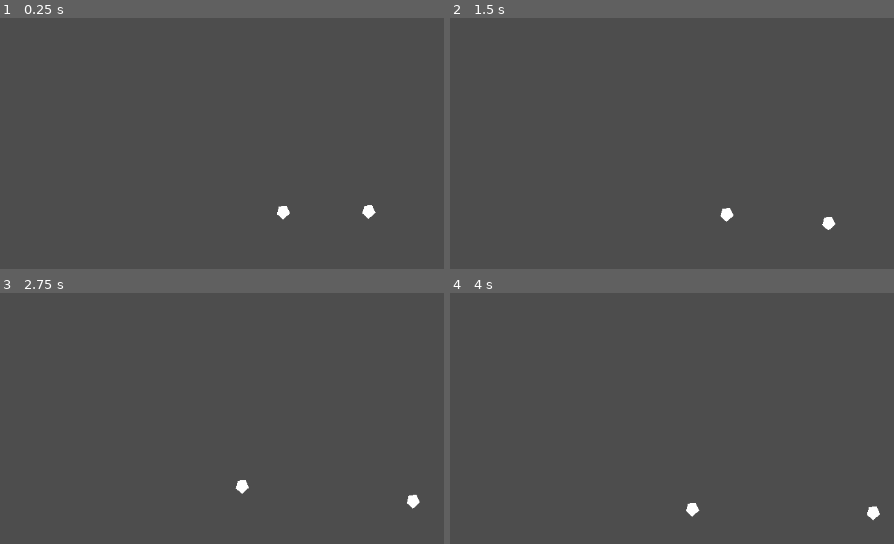
Above: before the commit, frames 1-4 (two rows, left to right).
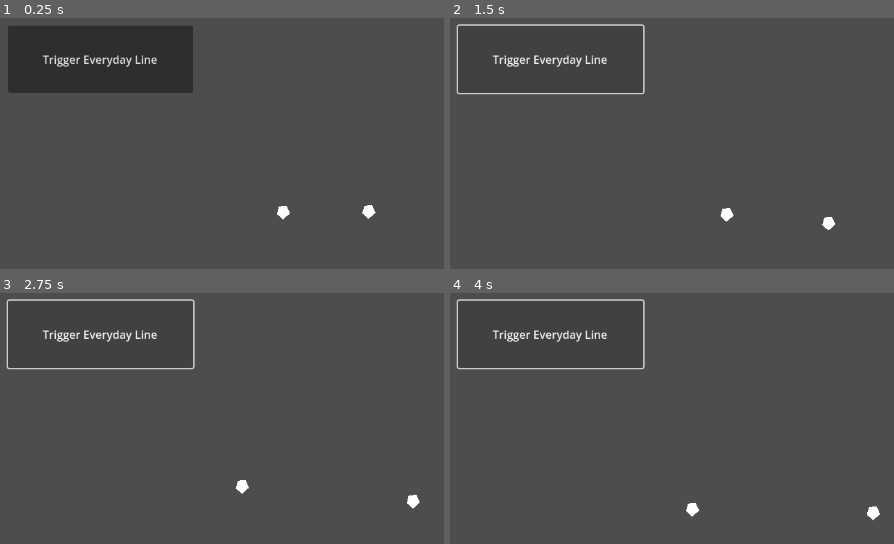
Above: after the commit, the same moments.

Repository: patator62180/Expelemalum
Game: Godot game, scene res://modules/world/world.tscn
Same seed, same stepped clock (60 frames per second), same inputs: the game is played once before the commit and once after it.
Inputs (mouse positions are in pixels of both pictures, inside the frame that each line leads up to):
- Up to frame 1 (0.25 s): no input
- Up to frame 2 (1.5 s): click (552, 58) at 0.5 s, where only the run after the commit has a clickable "Trigger Everyday Line"; click (552, 58) at 1.25 s, where only the run after the commit has a clickable "Trigger Everyday Line"
- Up to frame 3 (2.75 s): click (102, 333) at 2 s, where only the run after the commit has a clickable "Trigger Everyday Line"
- Up to frame 4 (4 s): no input

The runs differ from the first frame. In frame 1, 11% of the frame differs, in the area x 1-44%, y 3-30%; in frame 2, 1.4%; in frame 3, 1.4%; in frame 4, 1.4%.

Commit message:
gameState Integration + new line

Diff:
--- /dev/null
+++ b/modules/gameState/gameState.gd
@@ -0,0 +1,12 @@
+extends Node
+
+signal TriggerIntroLine
+signal TriggerIntroLineTooMuch
+
+var IntroTriggerCount : int = 0
+
+func _on_button_pressed():
+	IntroTriggerCount += 1
+	emit_signal("TriggerIntroLine")
+	if(IntroTriggerCount == 5):
+		emit_signal("TriggerIntroLineTooMuch")
--- /dev/null
+++ b/modules/gameState/gameState.tscn
@@ -0,0 +1,6 @@
+[gd_scene load_steps=2 format=3 uid="uid://bvcqarlylqhe4"]
+
+[ext_resource type="Script" path="res://modules/gameState/gameState.gd" id="1_s7368"]
+
+[node name="gameState" type="Node"]
+script = ExtResource("1_s7368")
--- a/modules/narration/narration.gd
+++ b/modules/narration/narration.gd
@@ -3,9 +3,17 @@
 
 @onready
 var narratorStreamPlayer : AudioStreamPlayer = get_node("AudioStreamPlayer")
-enum AUDIO_LINE {Everyday , Exorcism, Intro}
+enum AUDIO_LINE {Everyday , Exorcism, Intro, TooMuchTrigger}
 
 
 
 func _on_timer_timeout():
 	narratorStreamPlayer._play_line(AUDIO_LINE.keys()[AUDIO_LINE.Exorcism])
+
+
+func _on_game_state_trigger_intro_line():
+	narratorStreamPlayer._play_line(AUDIO_LINE.keys()[AUDIO_LINE.Everyday])
+
+
+func _on_game_state_trigger_intro_line_too_much():
+	narratorStreamPlayer._play_line(AUDIO_LINE.keys()[AUDIO_LINE.TooMuchTrigger])
--- a/modules/world/world.tscn
+++ b/modules/world/world.tscn
@@ -1,9 +1,10 @@
-[gd_scene load_steps=6 format=3 uid="uid://utlxqfpsr0mb"]
+[gd_scene load_steps=7 format=3 uid="uid://utlxqfpsr0mb"]
 
 [ext_resource type="Script" path="res://modules/world/world.gd" id="1_cquyq"]
 [ext_resource type="PackedScene" uid="uid://c5j8et7pdvlsu" path="res://modules/character/character.tscn" id="2_wpapm"]
 [ext_resource type="PackedScene" uid="uid://dlef87rcej5ca" path="res://modules/character/boundary.tscn" id="3_g23c7"]
 [ext_resource type="PackedScene" uid="uid://dq1n7aidps3bf" path="res://modules/narration/narration.tscn" id="4_4m0pc"]
+[ext_resource type="PackedScene" uid="uid://bvcqarlylqhe4" path="res://modules/gameState/gameState.tscn" id="5_3bjda"]
 
 [sub_resource type="CircleShape2D" id="CircleShape2D_pk6sr"]
 radius = 128.39
@@ -24,3 +25,25 @@
 shape = SubResource("CircleShape2D_pk6sr")
 
 [node name="Narration" parent="." instance=ExtResource("4_4m0pc")]
+
+[node name="gameState" parent="." instance=ExtResource("5_3bjda")]
+
+[node name="Debug" type="Control" parent="."]
+layout_mode = 3
+anchors_preset = 15
+anchor_right = 1.0
+anchor_bottom = 1.0
+grow_horizontal = 2
+grow_vertical = 2
+metadata/_edit_use_anchors_ = true
+
+[node name="Button" type="Button" parent="Debug"]
+offset_left = 75.0
+offset_top = 40.0
+offset_right = 342.0
+offset_bottom = 137.0
+text = "Trigger Everyday Line"
+
+[connection signal="TriggerIntroLine" from="gameState" to="Narration" method="_on_game_state_trigger_intro_line"]
+[connection signal="TriggerIntroLineTooMuch" from="gameState" to="Narration" method="_on_game_state_trigger_intro_line_too_much"]
+[connection signal="pressed" from="Debug/Button" to="gameState" method="_on_button_pressed"]
Not shown, added: modules/narration/Audio/TooMuchTrigger.wav.import
Not shown, added: modules/narration/Audio/TooMuchTrigger.wav
